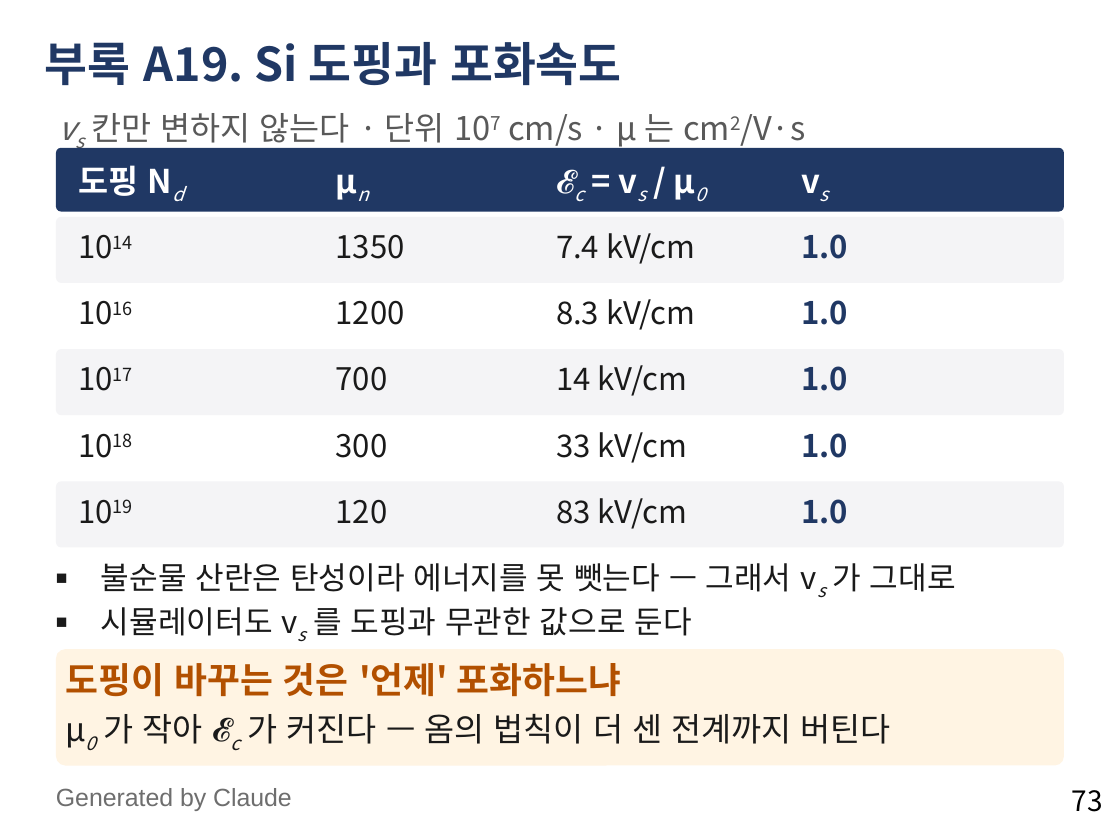
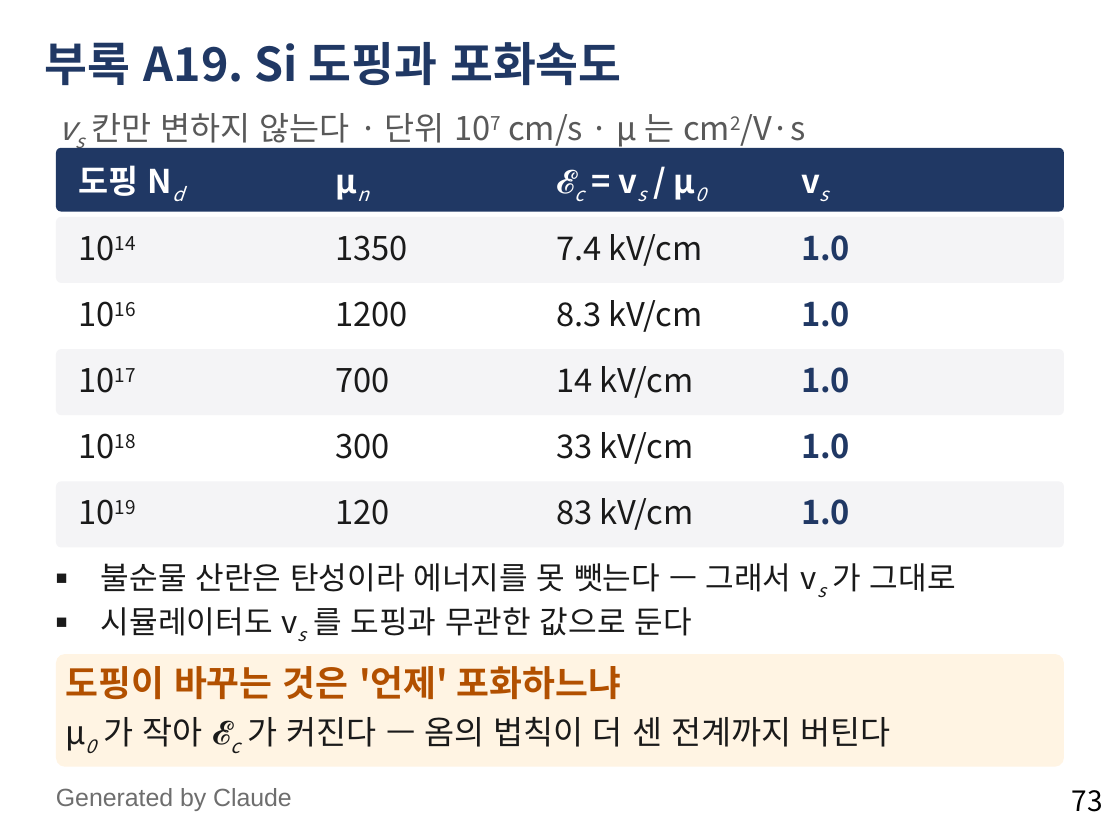
Before and after one commit to abcd8180/3A, a slide deck: slide 73 of 물리전자공학_3장_4강_전계에서의_표동과_이동도.pptx. Drawn at 1120x840 pixels with LibreOffice and Linux fonts; fonts in the diff are those of the drawing. Boxes give left, top, right and bottom in pixels: in the first picture for what was removed or moved away, otherwise in the second. Text is boxed around its words. In the diff, an @@ line names an element or a change of style, - is before the commit and + after.

```diff
--- a/물리전자공학_3장_4강_전계에서의_표동과_이동도.pptx
+++ b/물리전자공학_3장_4강_전계에서의_표동과_이동도.pptx
@@ size 20 to 21 pt in 20 elements at (78, 231, 324, 278), (336, 235, 409, 261), (556, 234, 703, 266), (801, 235, 850, 261), (78, 297, 324, 344), (336, 301, 409, 327), (556, 300, 703, 332), (801, 301, 850, 327), (78, 363, 324, 410), (336, 367, 390, 393), (556, 366, 694, 398), (801, 367, 850, 393), (78, 429, 324, 476), (336, 433, 390, 459), (556, 432, 694, 464), (801, 433, 850, 459), (78, 495, 324, 542), (336, 499, 390, 525), (556, 498, 694, 530), (801, 499, 850, 525) @@
@@ rounded rectangle "도핑이 바꾸는 것은 '언제' 포화하느냐": place and size @@
-rounded rectangle "도핑이 바꾸는 것은 '언제' 포화하느냐" at (56, 650, 1064, 766)
+rounded rectangle "도핑이 바꾸는 것은 '언제' 포화하느냐" at (56, 654, 1064, 767)
```
Also in this commit, not shown: 1 other slide changed.
